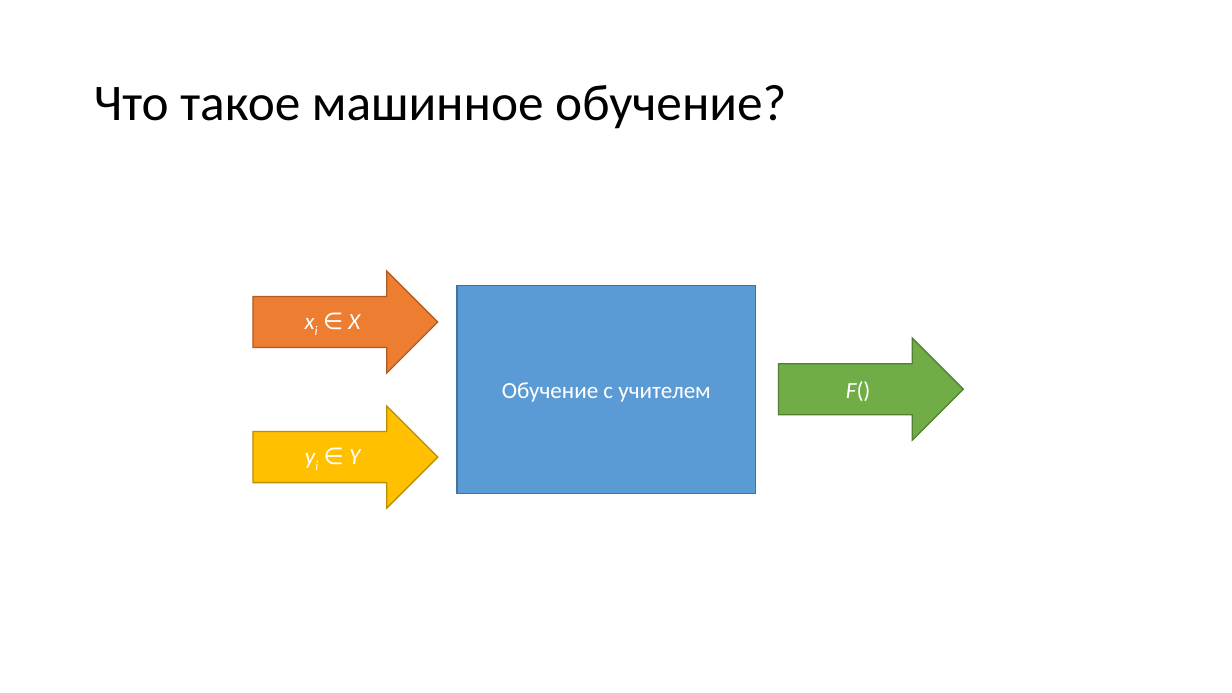
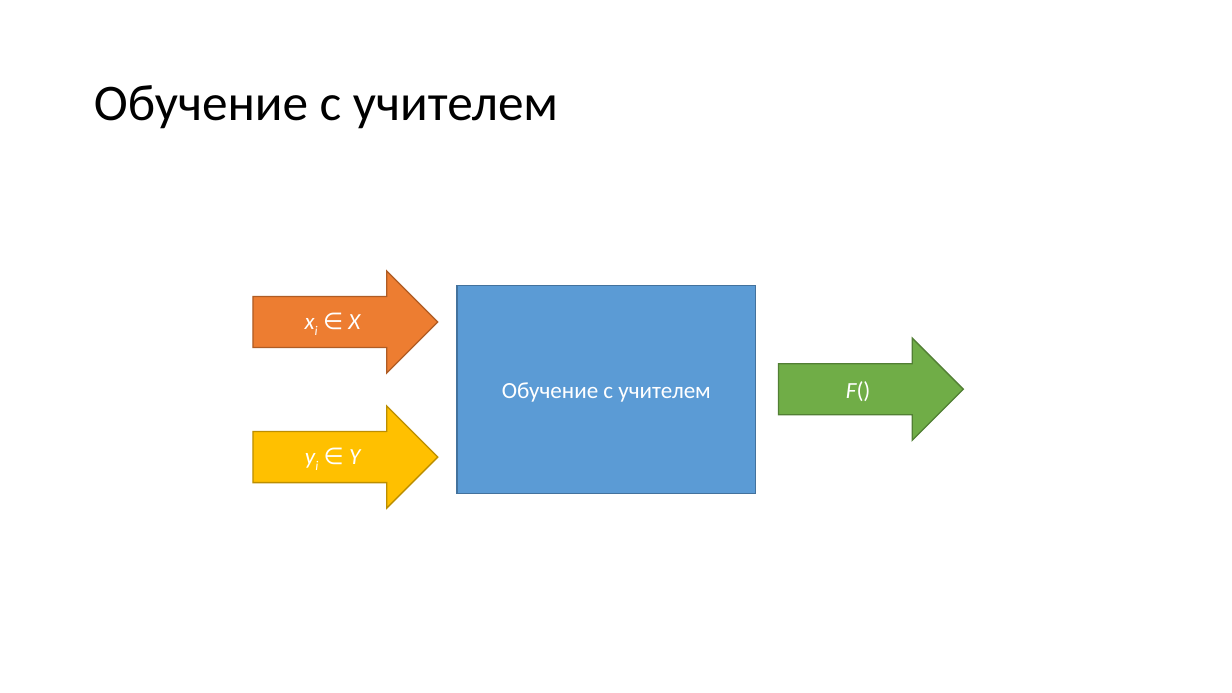
Before and after one commit to mosalov/AI_main_lectures, a slide deck: slide 10 of Лекция 2 23_09_2020.pptx. Drawn at 1232x693 pixels with LibreOffice and Linux fonts; fonts in the diff are those of the drawing. Boxes give left, top, right and bottom in pixels: in the first picture for what was removed or moved away, otherwise in the second. Text is boxed around its words. In the diff, an @@ line names an element or a change of style, - is before the commit and + after.

```diff
--- a/Лекция 2 23_09_2020.pptx
+++ b/Лекция 2 23_09_2020.pptx
@@ title at [94, 85, 558, 129]: text changed @@
-Что такое машинное обучение?
+Обучение с учителем
```
Also in this commit, not shown: 6 other slides changed, 13 slides added, 2 slides removed.
